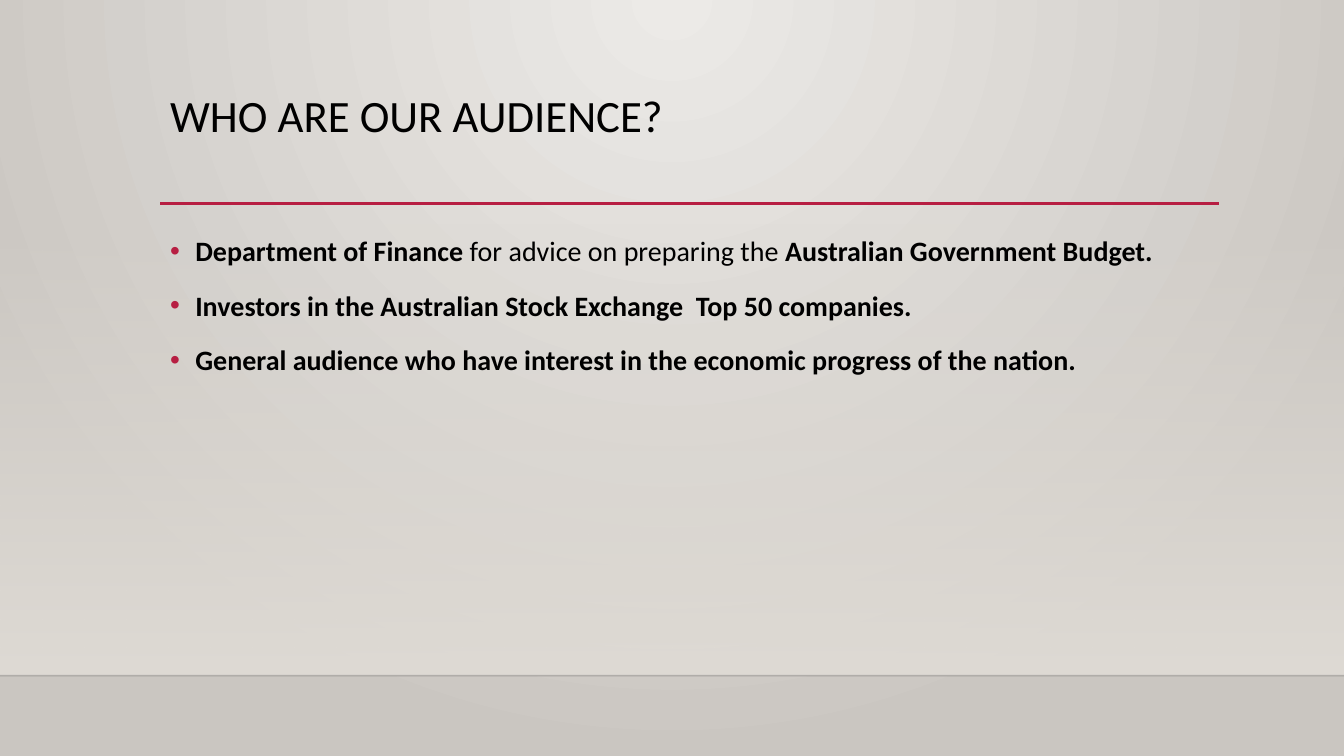
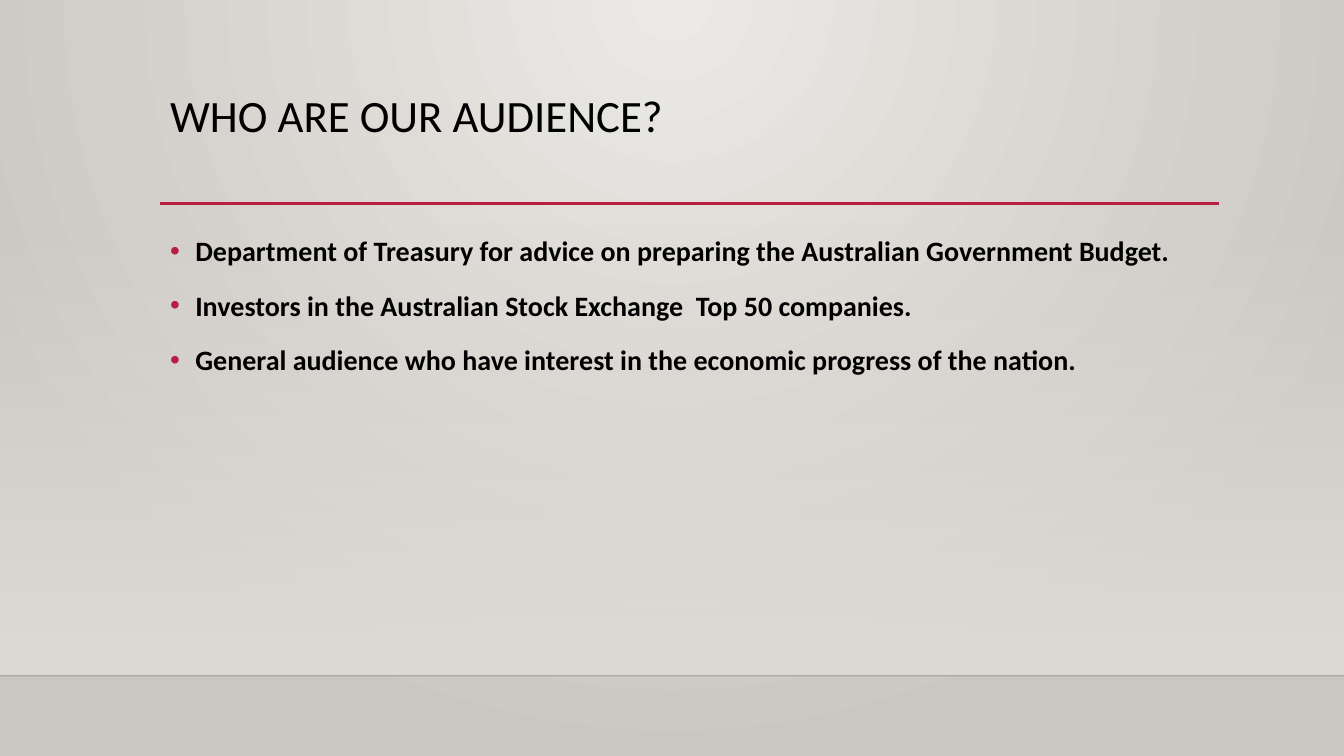
Before and after one commit to AbishekArunachalam/Forecasting-GDP-of-Australia, a slide deck: slide 2 of draft GDP presentation (3).pptx (slide 4 before the commit). Drawn at 1344x756 pixels with LibreOffice and Linux fonts; fonts in the diff are those of the drawing; background and template pictures are left out. Boxes give left, top, right and bottom in pixels: in the first picture for what was removed or moved away, otherwise in the second. Text is boxed around its words. In the diff, an @@ line names an element or a change of style, - is before the commit and + after.

```diff
--- a/draft GDP presentation (3).pptx
+++ b/draft GDP presentation (3).pptx
@@ text at box(195, 241, 1169, 266): text changed @@
-• Department of Finance for advice on preparing the Australian Government Budget.
+• Department of Treasury for advice on preparing the Australian Government Budget.
```
Also in this commit, not shown: 1 other slide changed, 1 slide added, 1 slide removed.
